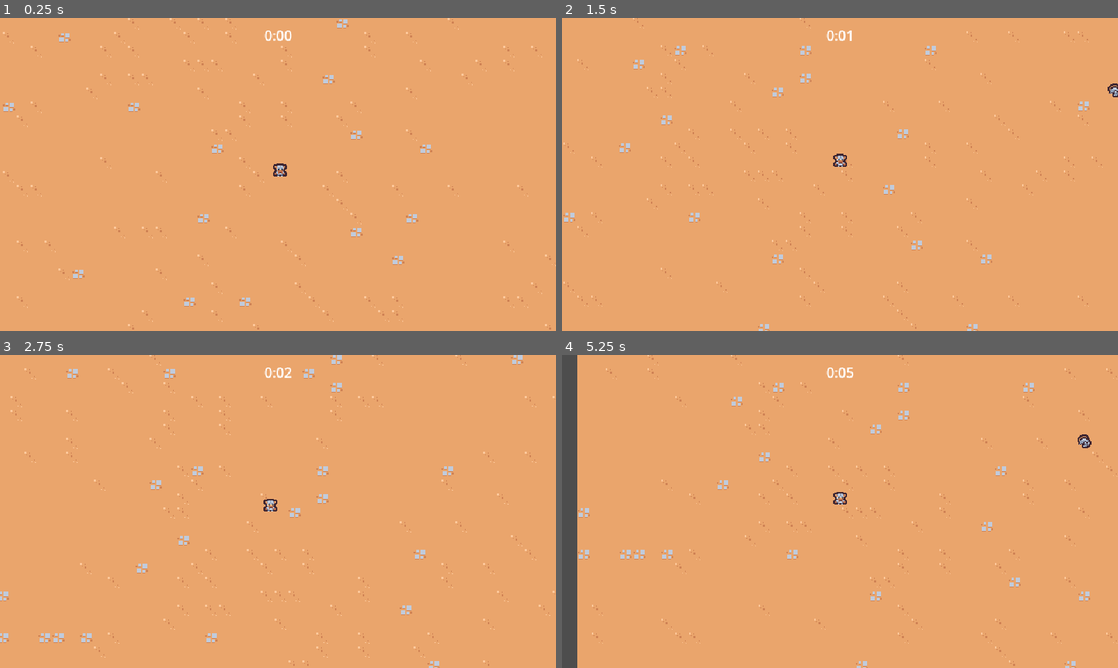
Above: before the commit, frames 1-4 (two rows, left to right).
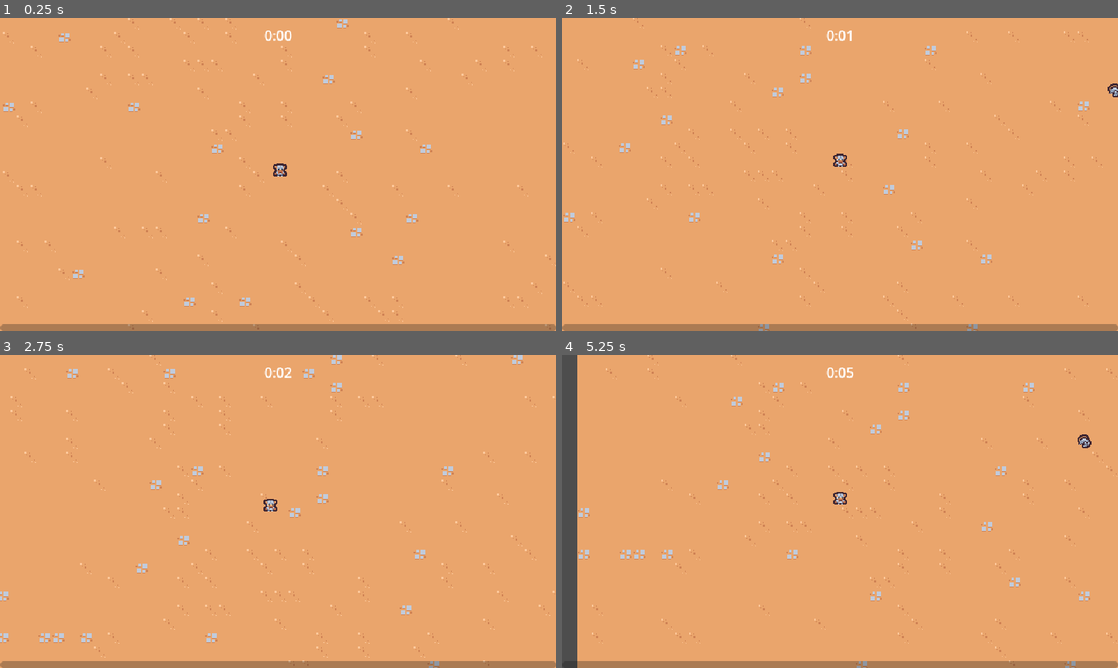
Above: after the commit, the same moments.

Repository: oronbz/2d-survivors
Game: Godot game, scene res://scenes/main/main.tscn
Same seed, same stepped clock (60 frames per second), same inputs: the game is played once before the commit and once after it.
Inputs:
- Up to frame 1 (0.25 s): no input
- Up to frame 2 (1.5 s): hold W (move_up) from 0.53 s (still down)
- Up to frame 3 (2.75 s): release W (move_up) at 2.03 s; hold A (move_left) from 2.03 s (still down)
- Up to frame 4 (5.25 s): release A (move_left) at 3.53 s; hold S (move_down) 3.53-4.28 s; hold D (move_right) 4.28-5.03 s; hold W (move_up) from 5.03 s (still down)

The runs differ from the first frame. In frame 1, 2.2% of the frame differs, in the area x 0-100%, y 97-100%; in frame 2, 2.2%; in frame 3, 2.2%; in frame 4, 2.2%.

Commit message:
Add experience bar

Diff:
--- a/scenes/main/main.tscn
+++ b/scenes/main/main.tscn
@@ -1,9 +1,10 @@
-[gd_scene load_steps=8 format=3 uid="uid://clrth6l8k2eh7"]
+[gd_scene load_steps=9 format=3 uid="uid://clrth6l8k2eh7"]
 
 [ext_resource type="PackedScene" uid="uid://cjbw3i0k3iemc" path="res://scenes/game_object/player/player.tscn" id="1_5g7bp"]
 [ext_resource type="TileSet" uid="uid://cukptj3pwto8v" path="res://resources/tileset.tres" id="1_8wett"]
 [ext_resource type="PackedScene" path="res://scenes/manager/enemy_manager.tscn" id="1_hbw1v"]
 [ext_resource type="PackedScene" uid="uid://brsc6t5ajas8m" path="res://scenes/ui/arena_time_ui.tscn" id="1_wg66v"]
+[ext_resource type="PackedScene" uid="uid://ctnt6q75texsd" path="res://scenes/ui/experience_bar.tscn" id="2_7fa41"]
 [ext_resource type="PackedScene" uid="uid://t3dk365t7ko1" path="res://scenes/manager/arena_time_manager.tscn" id="2_uv8bk"]
 [ext_resource type="PackedScene" path="res://scenes/game_object/game_camera/game_camera.tscn" id="3_e4lgm"]
 [ext_resource type="PackedScene" uid="uid://ddr2yx3foubfs" path="res://scenes/manager/experience_manager.tscn" id="4_f2bsj"]
@@ -12,6 +13,9 @@
 
 [node name="ArenaTimeUI" parent="." node_paths=PackedStringArray("arena_time_manager") instance=ExtResource("1_wg66v")]
 arena_time_manager = NodePath("../ArenaTimeManager")
+
+[node name="ExperienceBar" parent="." node_paths=PackedStringArray("experience_manager") instance=ExtResource("2_7fa41")]
+experience_manager = NodePath("../ExperienceManager")
 
 [node name="ArenaTimeManager" parent="." instance=ExtResource("2_uv8bk")]
 
--- a/scenes/manager/arena_time_manager.gd
+++ b/scenes/manager/arena_time_manager.gd
@@ -1,4 +1,5 @@
 extends Node
+class_name ArenaTimeManager
 
 @onready var timer = $Timer
 
--- a/scenes/manager/experience_manager.gd
+++ b/scenes/manager/experience_manager.gd
@@ -1,6 +1,13 @@
 extends Node
+class_name ExperienceManager
+
+signal experience_updated(current_experience: float, target_experience: float)
+
+const TARGET_EXPERIENCE_GROWTH = 5
 
 var current_experience = 0
+var current_level = 1
+var target_experience = 5
 
 
 func _ready():
@@ -8,8 +15,14 @@
 
 
 func increment_experience(number: float):
-	current_experience += number
-	print(current_experience)
+	current_experience = min(current_experience + number, target_experience)
+	experience_updated.emit(current_experience, target_experience)
+
+	if current_experience == target_experience:
+		current_level += 1
+		target_experience += TARGET_EXPERIENCE_GROWTH
+		current_experience = 0
+		experience_updated.emit(current_experience, target_experience)
 
 
 func on_experience_vial_collected(number: float):
--- a/scenes/ui/arena_time_ui.gd
+++ b/scenes/ui/arena_time_ui.gd
@@ -1,6 +1,6 @@
 extends CanvasLayer
 
-@export var arena_time_manager: Node
+@export var arena_time_manager: ArenaTimeManager
 @onready var label = %Label
 
 
--- /dev/null
+++ b/scenes/ui/experience_bar.gd
@@ -0,0 +1,13 @@
+extends CanvasLayer
+
+@export var experience_manager: ExperienceManager
+@onready var progress_bar = %ProgressBar
+
+func _ready():
+	progress_bar.value = 0
+	experience_manager.experience_updated.connect(on_experience_updated)
+
+
+func on_experience_updated(current_experience: float, target_experience: float):
+	var percent = current_experience / target_experience
+	progress_bar.value = percent
--- /dev/null
+++ b/scenes/ui/experience_bar.tscn
@@ -0,0 +1,24 @@
+[gd_scene load_steps=2 format=3 uid="uid://ctnt6q75texsd"]
+
+[ext_resource type="Script" path="res://scenes/ui/experience_bar.gd" id="1_n11io"]
+
+[node name="ExperienceBar" type="CanvasLayer"]
+script = ExtResource("1_n11io")
+
+[node name="MarginContainer" type="MarginContainer" parent="."]
+anchors_preset = 15
+anchor_right = 1.0
+anchor_bottom = 1.0
+grow_horizontal = 2
+grow_vertical = 2
+mouse_filter = 2
+
+[node name="ProgressBar" type="ProgressBar" parent="MarginContainer"]
+unique_name_in_owner = true
+custom_minimum_size = Vector2(2.08165e-12, 8)
+layout_mode = 2
+size_flags_vertical = 8
+mouse_filter = 2
+max_value = 1.0
+value = 0.5
+show_percentage = false
